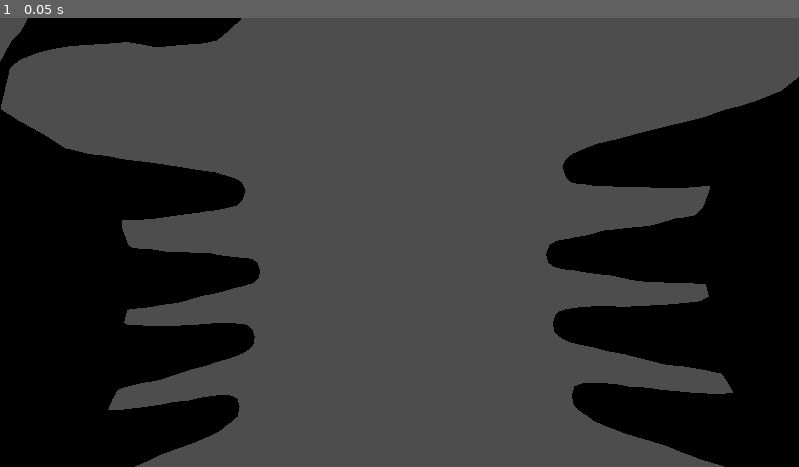
Above: before the commit, frame 1.
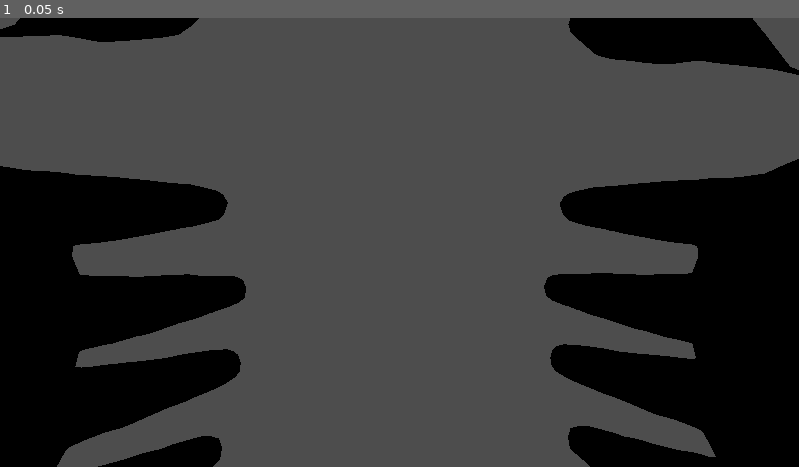
Above: after the commit, the same moment.

Repository: juliapiekarska1/rwr
Game: Godot game, scene res://node_3d.tscn
Two runs of this game, one before a commit and one after it. Both use one fixed random seed, a clock stepped at 60 frames per second and the inputs below.
Inputs:
- Up to frame 1 (0.05 s): no input

The runs differ from the first frame. In frame 1, 24% of the frame differs, in the area x 0-100%, y 0-100%.

Commit message:
Aktualizacja builda Web w docs/

Diff:
--- a/project_files/node_3d.tscn
+++ b/project_files/node_3d.tscn
@@ -17,7 +17,7 @@
 [node name="MeshInstance3D" type="MeshInstance3D" parent="XROrigin3D/LeftController" unique_id=906423139]
 
 [node name="Hand_Nails_L" parent="XROrigin3D/LeftController/MeshInstance3D" unique_id=1490272255 instance=ExtResource("2_a0tk4")]
-transform = Transform3D(1, 0, 0, 0, 1, 0, 0, 0, 1, -0.08525774, -0.011435986, -0.0017154217)
+transform = Transform3D(0.99960953, -0.024514416, 0.013407551, 0.024412077, 0.99967194, 0.0077446275, -0.0135929985, -0.0074142967, 0.9998802, -0.08405185, -0.019227855, 0.012752533)
 
 [node name="RightController" type="XRController3D" parent="XROrigin3D" unique_id=1272194521]
 tracker = &"right_hand"
@@ -25,7 +25,7 @@
 [node name="MeshInstance3D" type="MeshInstance3D" parent="XROrigin3D/RightController" unique_id=200355005]
 
 [node name="Hand_Nails_R" parent="XROrigin3D/RightController/MeshInstance3D" unique_id=1750828847 instance=ExtResource("3_r3fl7")]
-transform = Transform3D(1, 0, 0, 0, 1, 0, 0, 0, 1, 0.08487844, -0.0005282946, 0.009497225)
+transform = Transform3D(1, 0, 0, 0, 1, 0, 0, 0, 1, 0.085583076, -0.020672578, 0.0054359734)
 
 [node name="CanvasLayer" type="CanvasLayer" parent="." unique_id=1040194961]
 
